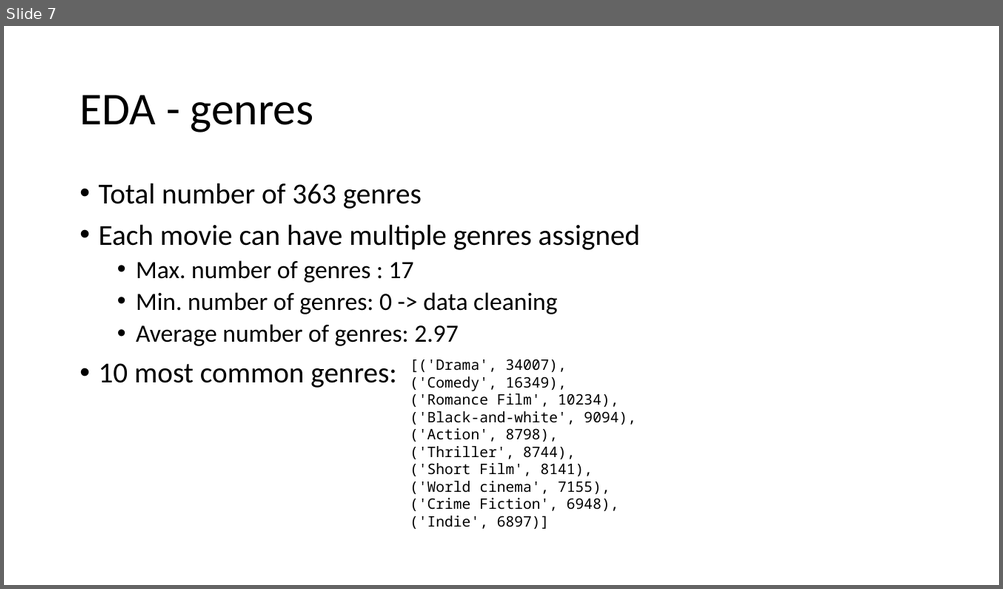
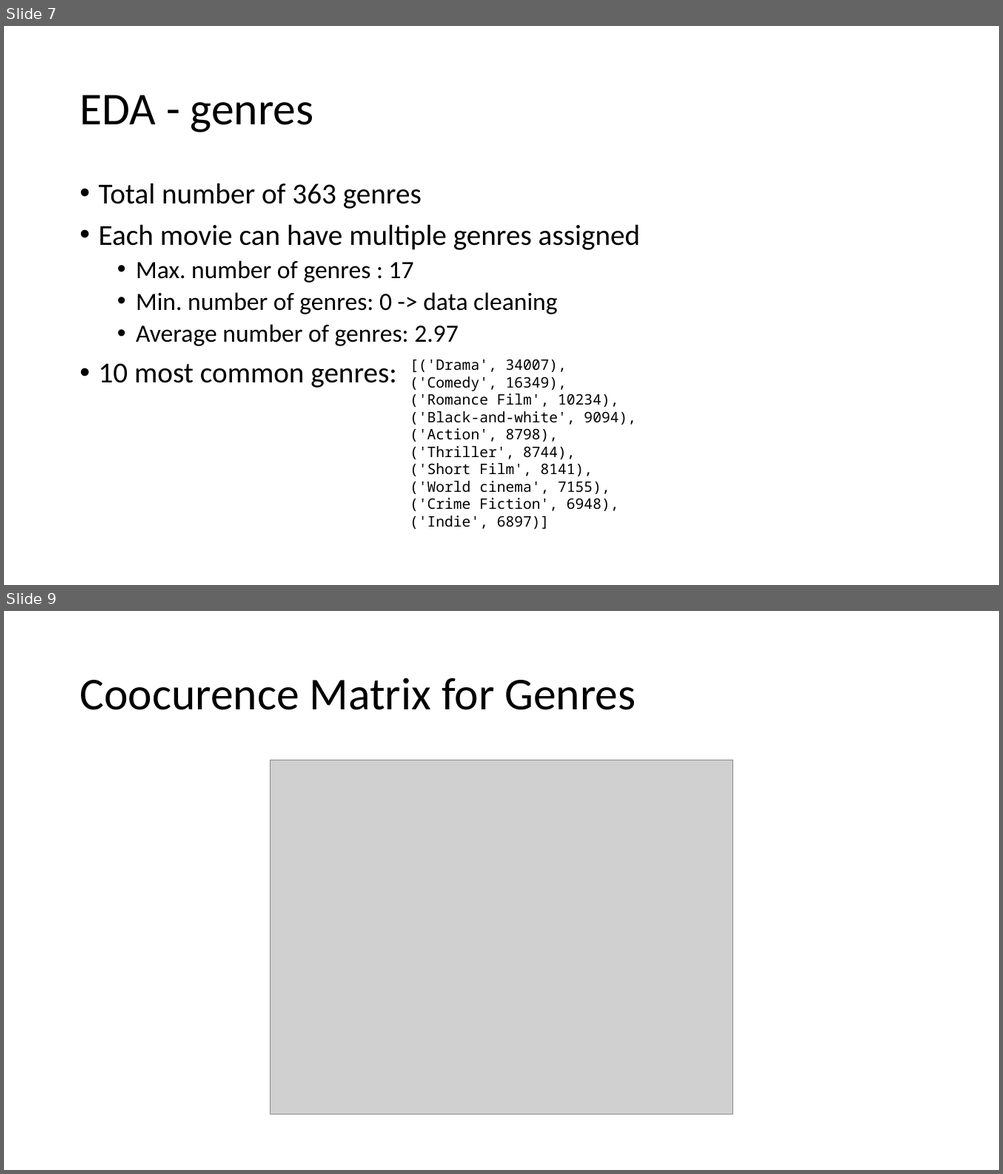
Before and after one commit to MatthiasRemta/NLP_Project, a slide deck: Presentations/session2.pptx. Shown one above the other, each under a label of ours: slide 7 before the commit, slides 7 and 9 after it; the slides between them are not shown. The pictures are 1003x589 and 1003x1174 pixels, drawn with LibreOffice and Linux fonts; fonts in the diff are those of the drawing; grey boxes stand for pictures; background and template pictures are left out. Boxes give left, top, right and bottom in pixels: in the first picture for what was removed or moved away, otherwise in the second. Text is boxed around its words. In the diff, an @@ line names an element or a change of style, - is before the commit and + after.

```diff
--- a/Presentations/session2.pptx
+++ b/Presentations/session2.pptx
@@ slide 9 added at bbox=[4, 611, 999, 1170], background #FFFFFF @@
@@ title added at bbox=[79, 678, 635, 710], 44 pt, text #000000 @@
+Coocurence Matrix for Genres
@@ picture added at bbox=[270, 760, 733, 1116] @@
```
Also in this commit, not shown: 2 other slides added, 3 other files.
